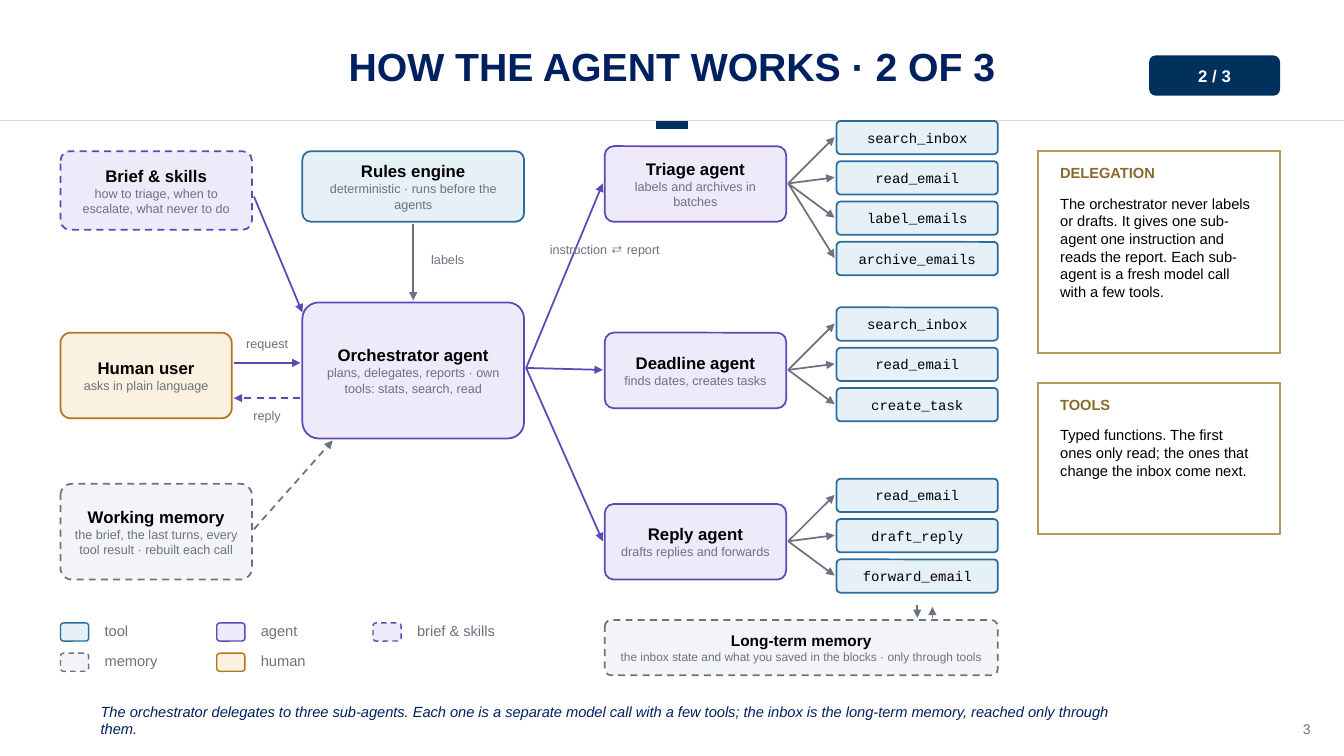
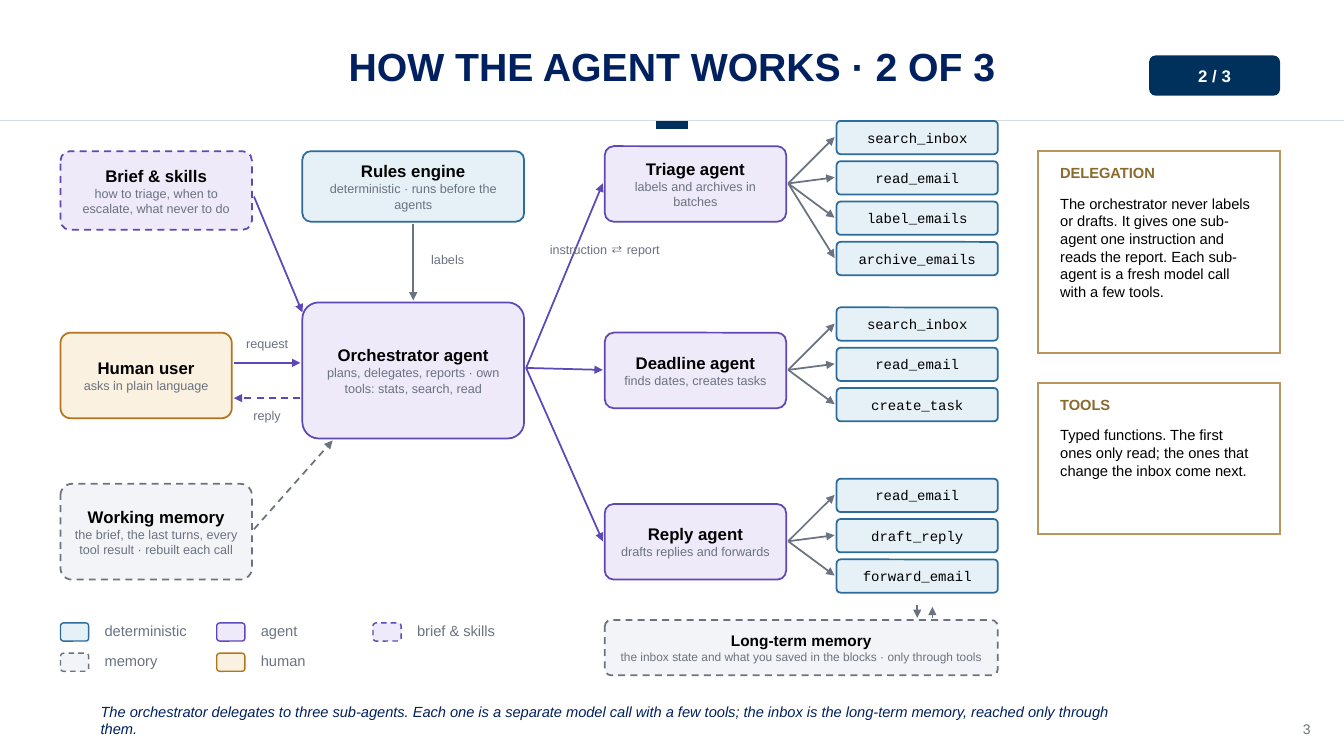
Before and after one commit to drestrepoa/Claudecode, a slide deck: slide 3 of slides/agent-10-minute-exercise.pptx. Drawn at 1344x756 pixels with LibreOffice and Linux fonts; fonts in the diff are those of the drawing; background and template pictures are left out. Boxes give left, top, right and bottom in pixels: in the first picture for what was removed or moved away, otherwise in the second. Text is boxed around its words. In the diff, an @@ line names an element or a change of style, - is before the commit and + after.

```diff
--- a/slides/agent-10-minute-exercise.pptx
+++ b/slides/agent-10-minute-exercise.pptx
@@ text at (105, 625, 187, 636): text changed @@
-tool
+deterministic
```
Also in this commit, not shown: 2 other slides changed, 3 other files.
